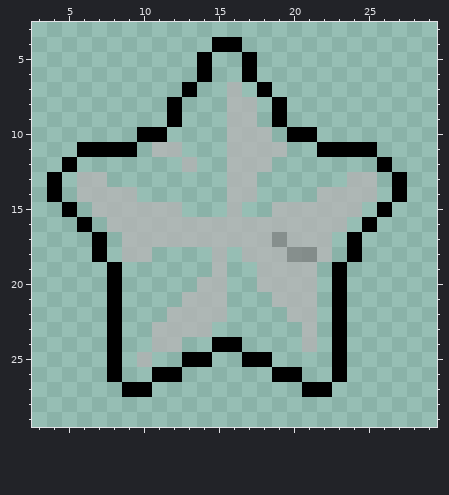
Two versions of one pixel-art sprite, Assets/Images/UI/starOutline.png. Above, as it was before the edit.
The file is 32x32 pixels. Shown: x 3..29, y 3..29.
The same view after the edit:
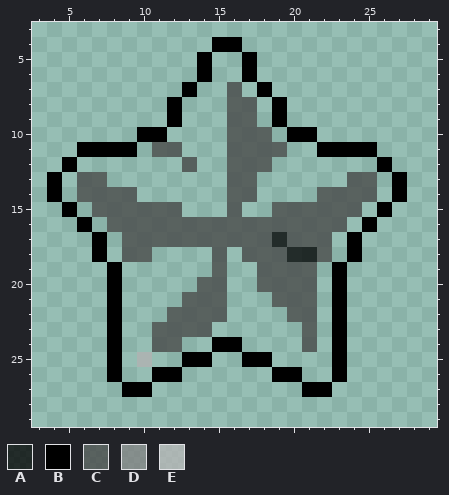
Palette (. is transparent): A #000000c4  B #000000  C #464646c4  D #818181c4  E #b5b5b5c4
What changed:
@@ x 3..29 @@
  6 ...........B..B............
- 7 ..........B..E.B...........
- 8 .........B...EE.B..........
- 9 .........B...EE.B..........
-10 .......BB....EEE.BB........
-11 ...BBBB.EE...EEEE..BBBB....
-12 ..B.......E..EEE.......B...
-13 .B.EE........EE......EE.B..
-14 .B.EEEE......EE....EEEE.B..
-15 ..B.EEEEEE...E..EEEEEE.B...
-16 ...B.EEEEEEEEEEEEEEEE.B....
-17 ....B.EEEEEEEEEEDEEE.B.....
-18 ....B.EE....E.EEEDDE.B.....
-19 .....B......E..EEEE.B......
-20 .....B.....EE..EEEE.B......
-21 .....B....EEE...EEE.B......
-22 .....B...EEEE....EE.B......
-23 .....B..EEEE......E.B......
-24 .....B..EE..BB....E.B......
+ 7 ..........B..C.B...........
+ 8 .........B...CC.B..........
+ 9 .........B...CC.B..........
+10 .......BB....CCC.BB........
+11 ...BBBB.CC...CCCC..BBBB....
+12 ..B.......C..CCC.......B...
+13 .B.CC........CC......CC.B..
+14 .B.CCCC......CC....CCCC.B..
+15 ..B.CCCCCC...C..CCCCCC.B...
+16 ...B.CCCCCCCCCCCCCCCC.B....
+17 ....B.CCCCCCCCCCACCC.B.....
+18 ....B.CC....C.CCCAAC.B.....
+19 .....B......C..CCCC.B......
+20 .....B.....CC..CCCC.B......
+21 .....B....CCC...CCC.B......
+22 .....B...CCCC....CC.B......
+23 .....B..CCCC......C.B......
+24 .....B..CC..BB....C.B......
 25 .....B.E..BB..BB....B......
